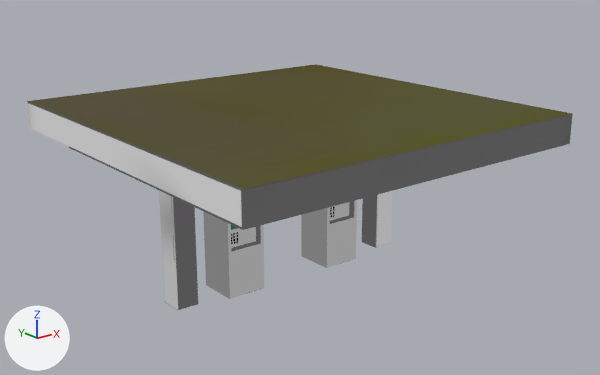
Renders of the glTF model assets/GASSTATION/GGas.glb from each side of a commit.
The view is the same before and after, from a camera (50 mm lens) standing at (-3.7, -9.4, 33.7) and looking at (45.9, 52.5, 8.9). The axes (+X, +Y, +Z) are drawn at lower left. The lights are the same throughout. The older version comes first. Where no turn or scale is listed for an object, it has been applied to the vertices.
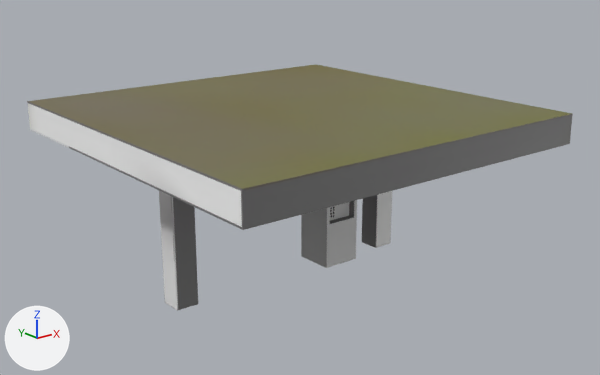
Changed parts and their boxes (x1, y1, x2, y2) in the pictures (600 x 375 px):
'Plane.030', recoloured (lighter): (27, 64, 573, 311) in both
'Plane.032', deleted: before (203, 211, 265, 299)
'Plane.033', recoloured (darker): (301, 200, 357, 268) in both

The change, as a diff of the scene's bpy script:
```diff
--- a/assets/GASSTATION/GGas.glb.py
+++ b/assets/GASSTATION/GGas.glb.py
@@ mat_plane_030 @@
 n0 = _N.new('ShaderNodeBsdfPrincipled'); n0.name = 'Principled BSDF'
-n0.inputs[0].default_value = (0.0, 0.0, 0.0, 1.0)  # 'Base Color', black #000000
-n0.inputs[1].default_value = 1.0  # 'Metallic'
-n0.inputs[2].default_value = 1.0  # 'Roughness'
-n0.inputs[28].default_value = 0.5  # 'Emission Strength'
 n1 = _N.new('ShaderNodeOutputMaterial'); n1.name = 'Material Output'
@@ mat_plane_030 @@
 n2 = _N.new('ShaderNodeTexImage'); n2.name = 'Image Texture'
 _L.new(n0.outputs[0], n1.inputs[0])  # 'BSDF' to 'Surface'
-_L.new(n2.outputs[0], n0.inputs[27])  # 'Color' to 'Emission Color'
+_L.new(n2.outputs[0], n0.inputs[0])  # 'Color' to 'Base Color'
@@ mat_plane_032 @@
 n0 = _N.new('ShaderNodeBsdfPrincipled'); n0.name = 'Principled BSDF'
-n0.inputs[0].default_value = (0.0, 0.0, 0.0, 1.0)  # 'Base Color', black #000000
-n0.inputs[1].default_value = 1.0  # 'Metallic'
-n0.inputs[2].default_value = 1.0  # 'Roughness'
-n0.inputs[28].default_value = 0.5  # 'Emission Strength'
 n1 = _N.new('ShaderNodeOutputMaterial'); n1.name = 'Material Output'
@@ mat_plane_032 @@
 n2 = _N.new('ShaderNodeTexImage'); n2.name = 'Image Texture'
 _L.new(n0.outputs[0], n1.inputs[0])  # 'BSDF' to 'Surface'
-_L.new(n2.outputs[0], n0.inputs[27])  # 'Color' to 'Emission Color'
+_L.new(n2.outputs[0], n0.inputs[0])  # 'Color' to 'Base Color'
@@ ob_plane_032 @@
-ob_plane_032 = bpy.data.objects.new('Plane.032', me_plane_020)
-ob_plane_032.location = (45.09, 53.03, 17.05)
```
